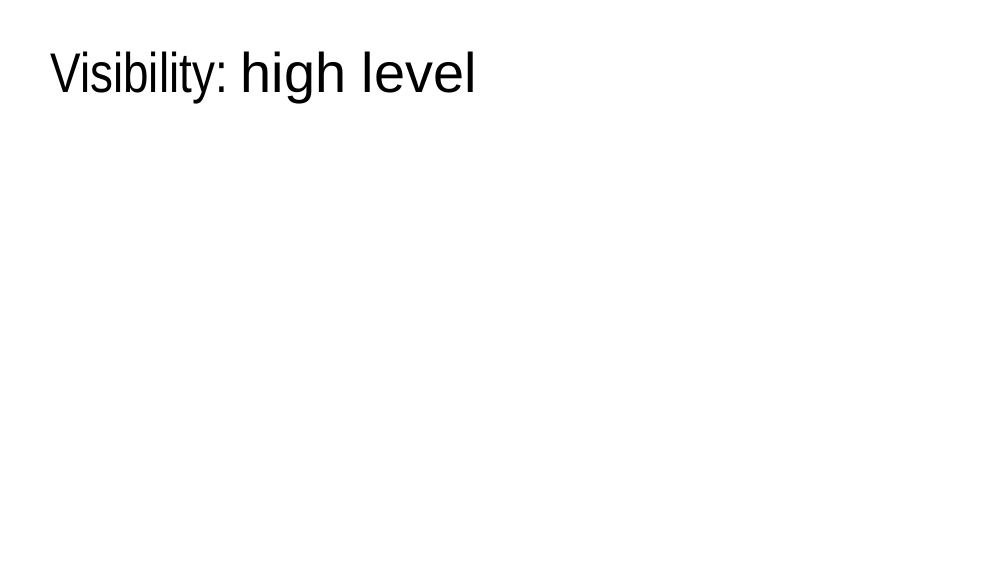
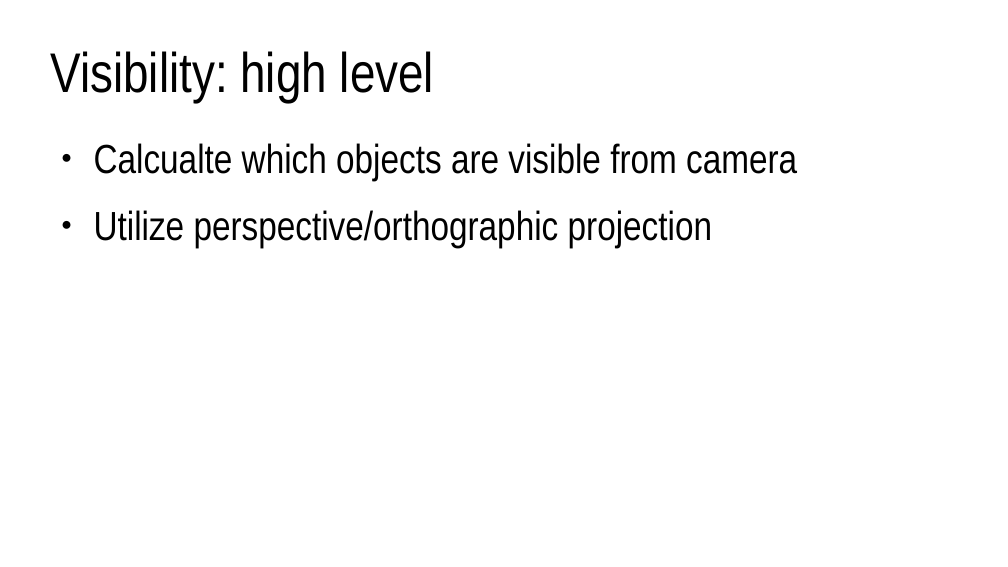
Before and after one commit to lorentzo/IntroductionToComputerGraphics, a slide deck: slide 6 of lectures/foundations_rendering/foundations_rendering.odp. Drawn at 1008x567 pixels with LibreOffice and Linux fonts; fonts in the diff are those of the drawing. Boxes give left, top, right and bottom in pixels: in the first picture for what was removed or moved away, otherwise in the second. Text is boxed around its words. In the diff, an @@ line names an element or a change of style, - is before the commit and + after.

```diff
--- a/lectures/foundations_rendering/foundations_rendering.odp
+++ b/lectures/foundations_rendering/foundations_rendering.odp
@@ title "Visibility: high level" at [50, 51, 434, 102]: font Arial to Arial Narrow in "high level" @@
@@ text added at [94, 143, 797, 248], 32 pt, text #000000 @@
+● Calcualte which objects are visible from camera
+● Utilize perspective/orthographic projection
```
Also in this commit, not shown: 5 other slides changed, 5 slides added, 5 other files.
